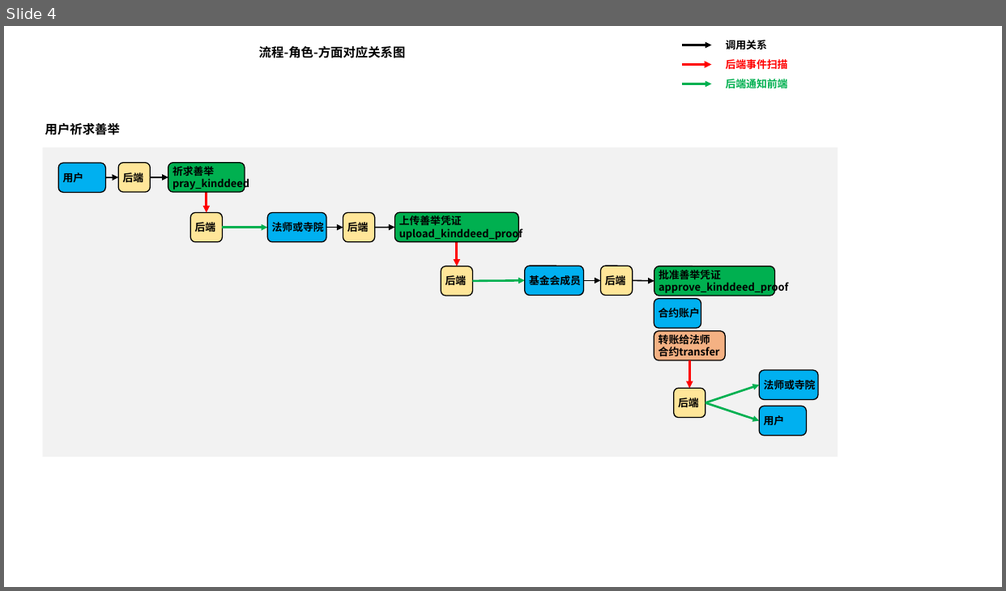
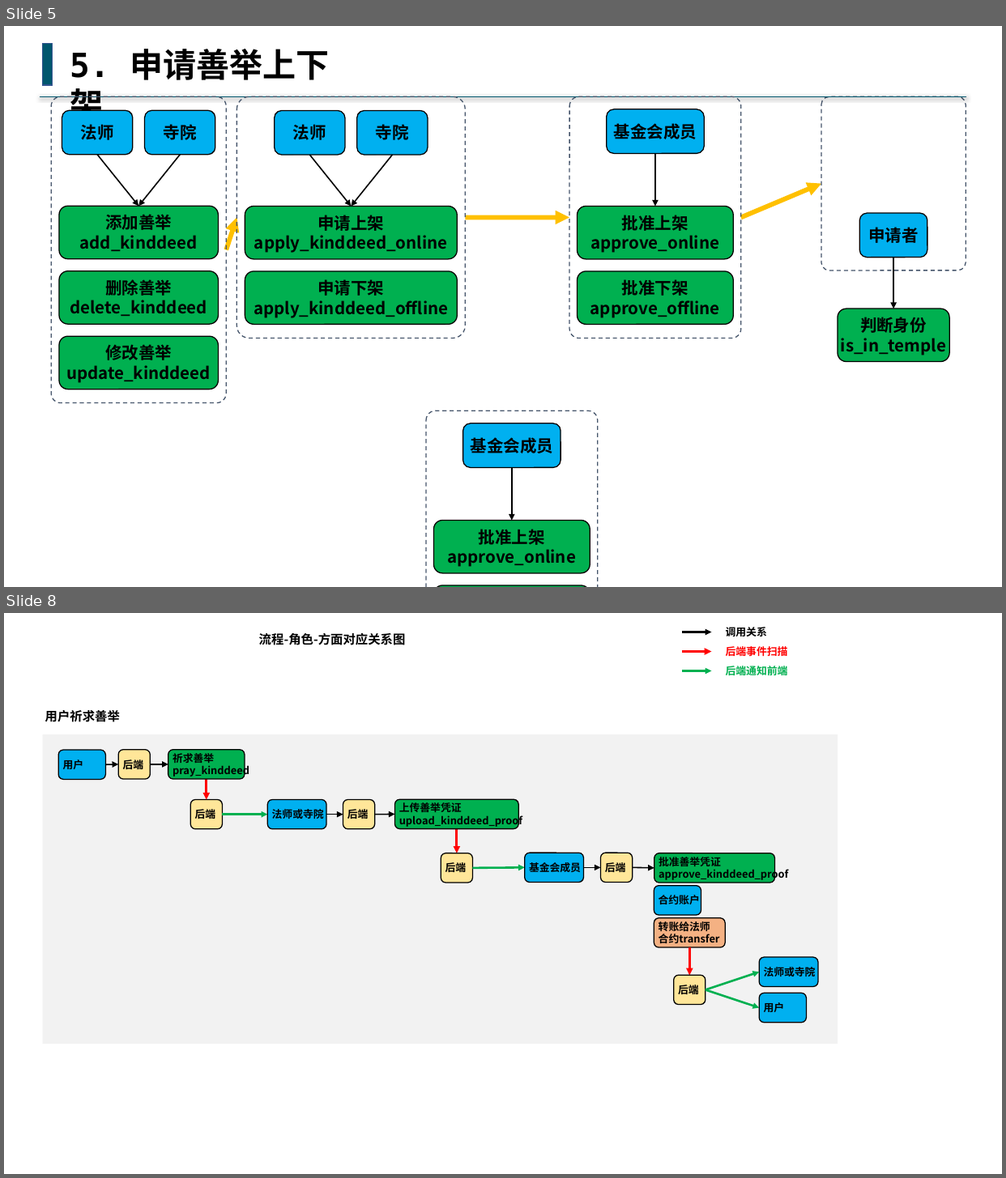
Before and after one commit to buddhachain/buddhaContract, a slide deck: doc/流程框架.pptx. Shown one above the other, each under a label of ours: slide 4 before the commit, slides 5 and 8 after it; the slides between them are not shown. The pictures are 1006x591 and 1006x1178 pixels, drawn with LibreOffice and Linux fonts; fonts in the diff are those of the drawing. Boxes give left, top, right and bottom in pixels: in the first picture for what was removed or moved away, otherwise in the second. Text is boxed around its words. In the diff, an @@ line names an element or a change of style, - is before the commit and + after.

```diff
--- a/doc/流程框架.pptx
+++ b/doc/流程框架.pptx
@@ slide 5 added at [4,26,1002,587], background #FFFFFF @@
@@ rectangle added at [43,43,53,85], fill #00576E, outline #325491 1 pt @@
@@ text added at [70,49,329,126], 32 pt, text #000000, bold @@
+5. 申请善举上下架
@@ line added from (967, 97) to (39, 97), #00576E 1.5 pt @@
@@ rounded rectangle added at [821,96,966,270], outline #44546A 1 pt dashed @@
@@ arrow added from (741, 218) to (821, 184), #FFC000 4.5 pt @@
@@ arrow added from (226, 250) to (236, 218), #FFC000 4.5 pt @@
@@ arrow added from (465, 218) to (570, 218), #FFC000 4.5 pt @@
@@ rounded rectangle added at [859,213,928,258], fill #00B0F0, outline #000000 1 pt, 16 pt, text #000000, bold @@
+申请者
@@ arrow added from (893, 258) to (893, 309), #000000 1.25 pt @@
@@ group added at [236,96,465,338]: 5 rounded rectangles, 2 arrows @@
+申请上架
+apply_kinddeed_online
+法师
+寺院
+申请下架
+apply_kinddeed_offline
@@ group added at [570,96,741,338]: 4 rounded rectangles, 1 arrow @@
+基金会成员
+批准上架
+approve_online
+批准下架
+approve_offline
@@ rounded rectangle added at [838,309,950,362], fill #00B050, outline #000000 1 pt, 16 pt, text #000000, bold @@
+判断身份
+is_in_temple
@@ group added at [51,96,226,403]: 6 rounded rectangles, 2 arrows @@
+添加善举
+add_kinddeed
+法师
+寺院
+删除善举
+delete_kinddeed
+修改善举
+update_kinddeed
@@ group added at [426,411,598,587]: 4 rounded rectangles, 1 arrow @@
+基金会成员
+批准上架
+approve_online
+批准下架
+approve_offline
@@ what was slide 4 is now slide 8 @@
```
Also in this commit, not shown: 2 slides changed, 4 other slides added, 1 slide removed, 1 other file.
